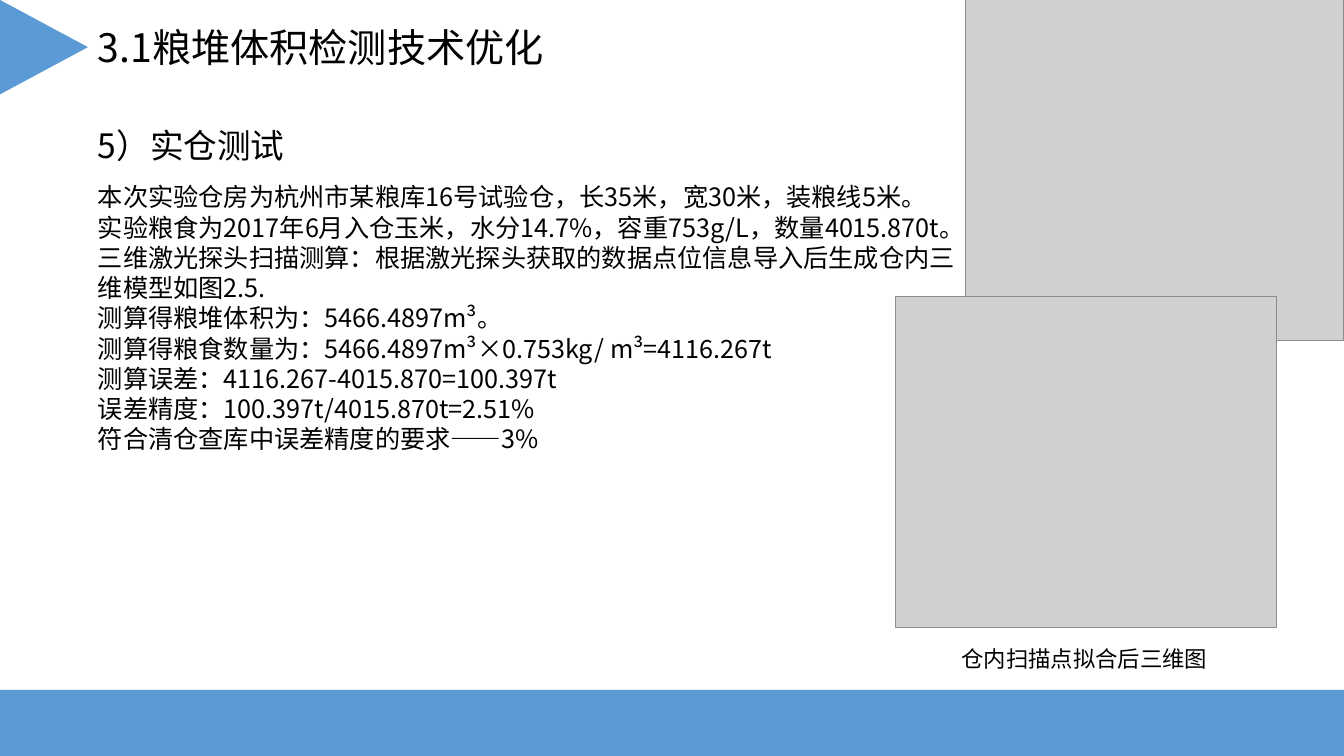
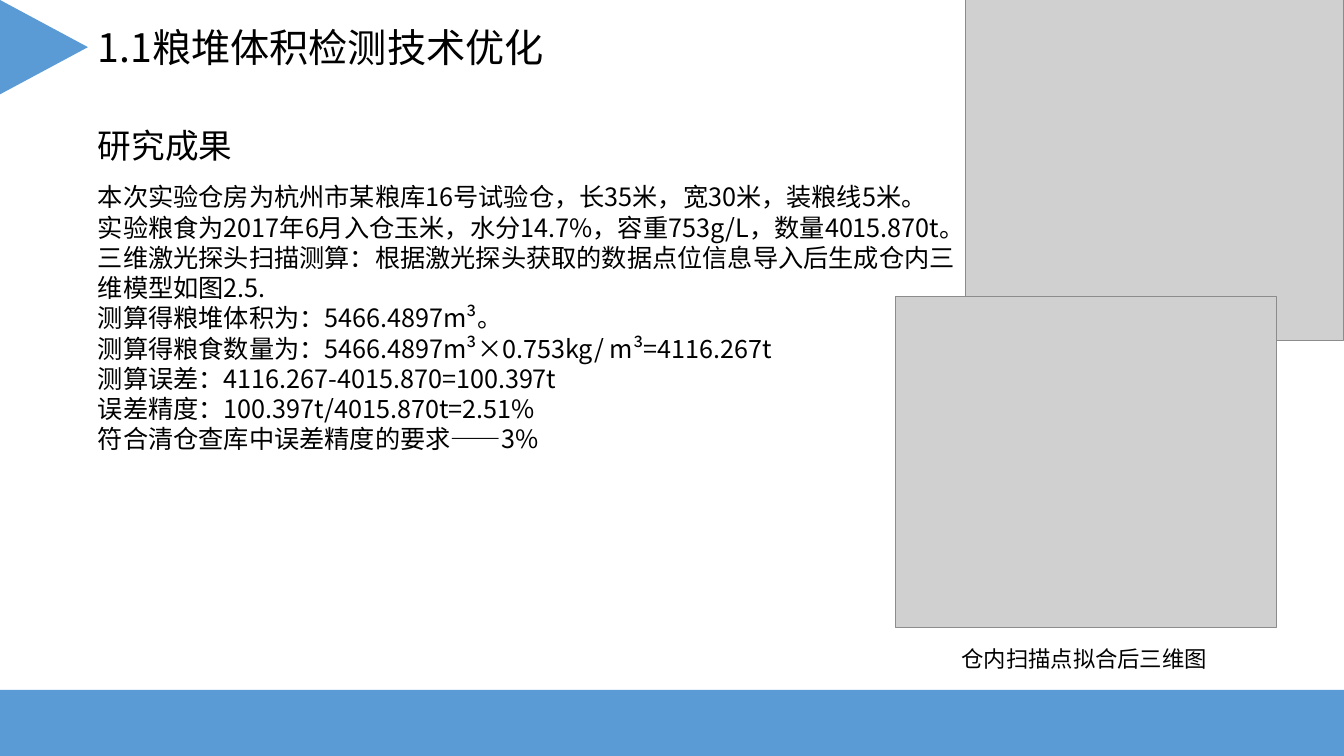
Before and after one commit to yangkaigithub/scada-task, a slide deck: slide 9 of 文档/毕设答辩.ppt (slide 13 before the commit). Drawn at 1344x756 pixels with LibreOffice and Linux fonts; fonts in the diff are those of the drawing; grey boxes stand for pictures. Boxes give left, top, right and bottom in pixels: in the first picture for what was removed or moved away, otherwise in the second. Text is boxed around its words. In the diff, an @@ line names an element or a change of style, - is before the commit and + after.

```diff
--- a/文档/毕设答辩.ppt
+++ b/文档/毕设答辩.ppt
@@ text at (98, 29, 544, 66): text changed @@
-3.1粮堆体积检测技术优化
+1.1粮堆体积检测技术优化
@@ text at (98, 129, 232, 161): text changed @@
-5）实仓测试
+研究成果
```
Also in this commit, not shown: 15 other slides changed, 9 slides added, 4 slides removed, 6 other files.
